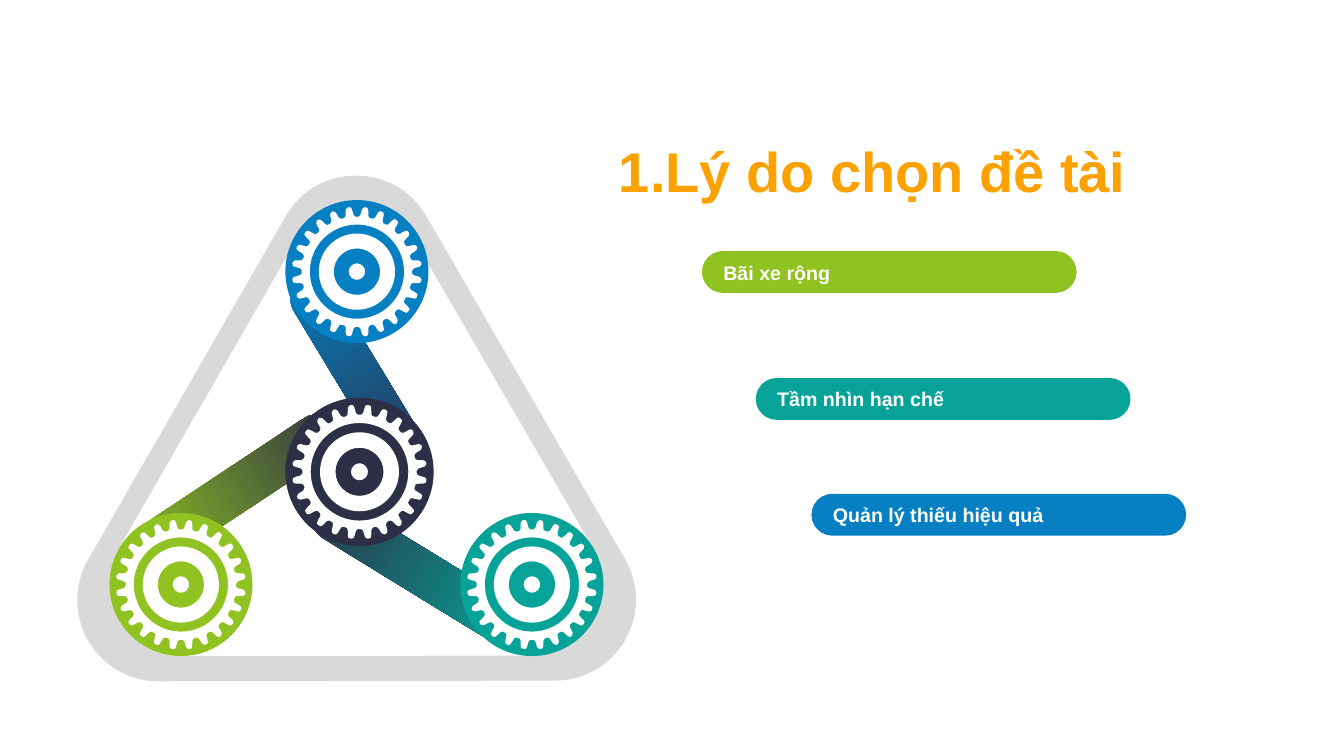
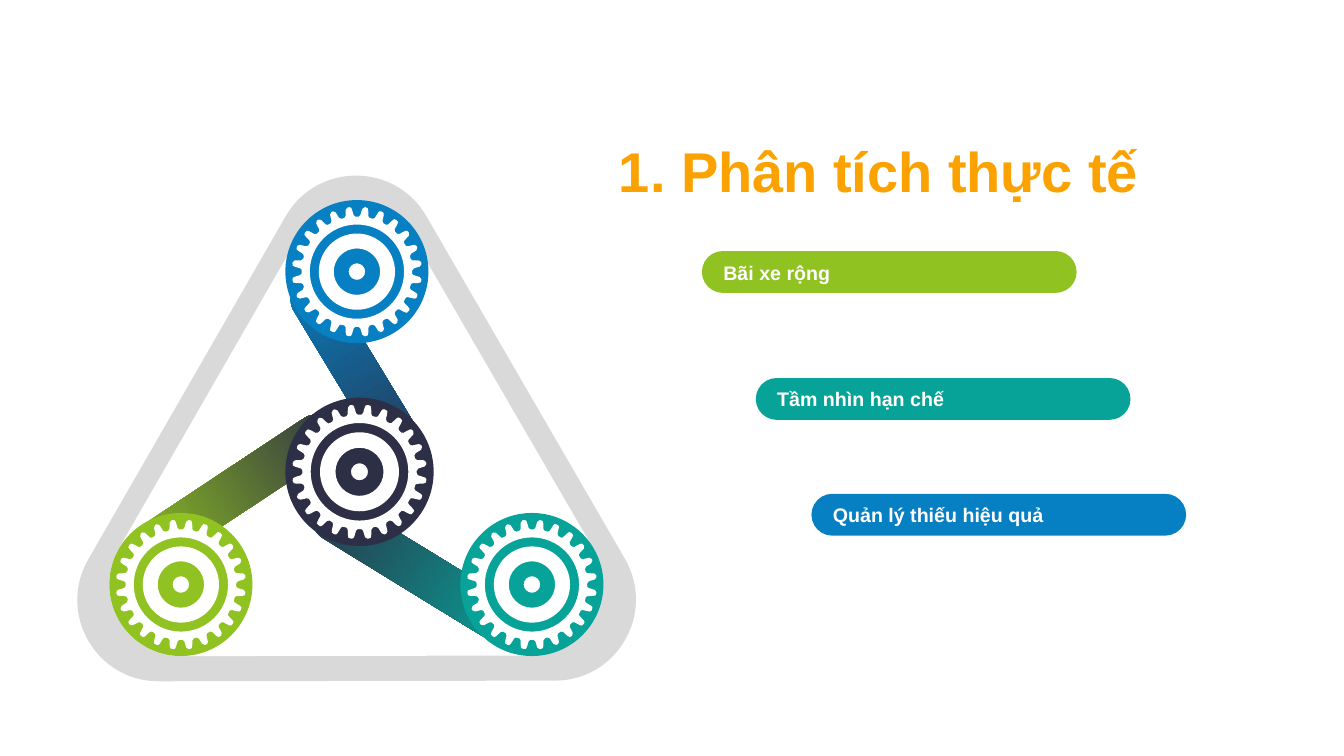
Before and after one commit to VuHuyNhatMinh/smart-parking-lot, a slide deck: slide 5 of hệ thống quản lý bãi đỗ xe ô tô.pptx. Drawn at 1344x756 pixels with LibreOffice and Linux fonts; fonts in the diff are those of the drawing. Boxes give left, top, right and bottom in pixels: in the first picture for what was removed or moved away, otherwise in the second. Text is boxed around its words. In the diff, an @@ line names an element or a change of style, - is before the commit and + after.

```diff
--- a/hệ thống quản lý bãi đỗ xe ô tô.pptx
+++ b/hệ thống quản lý bãi đỗ xe ô tô.pptx
@@ text at box(619, 149, 1138, 202): text changed @@
-1.Lý do chọn đề tài
+1. Phân tích thực tế
```
Also in this commit, not shown: 3 other slides changed.
